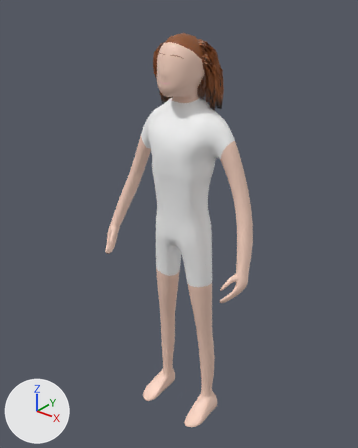
A saved change to the FBX model Assets/Meshes/Players/dani.fbx.
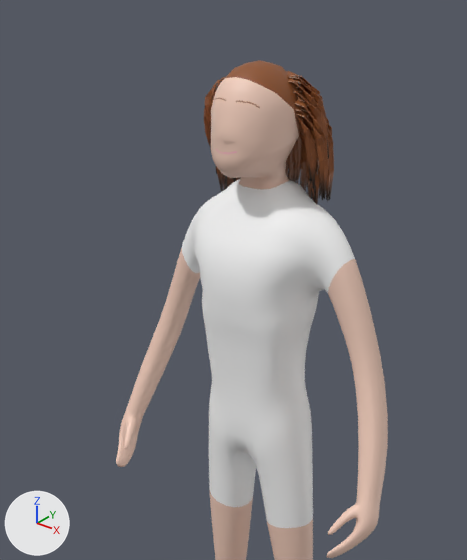
Each version is shown whole from a 50 mm lens placed at (1.337, -1.7, 2.174), pointed at (-0.035, 0.015, 1.111), then close up on the part from 12% to 83% of the width and 0% to 68% of the height. Lighting does not change. The marker at lower left points along +X, +Y and +Z. Where no turn or scale is listed for an object, it has been applied to the vertices. Vertices at the same position are counted once.
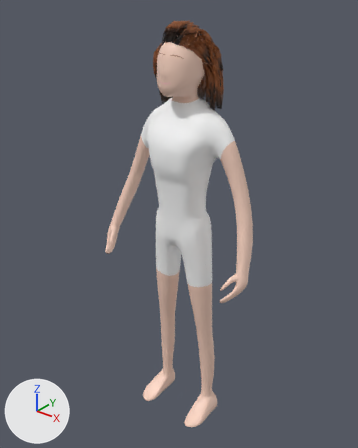
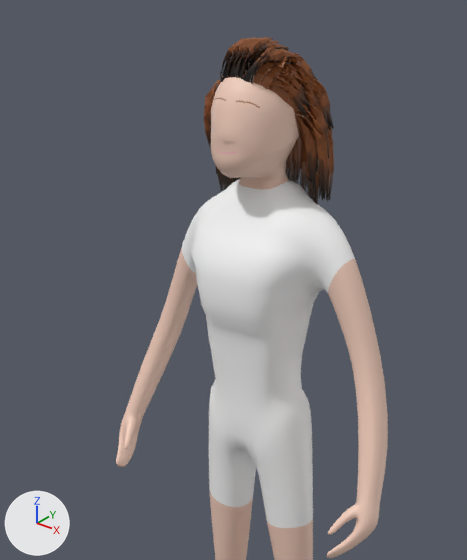
What differs and where, as boxes [x1, y1, x2, y2] in the close-ups (467 x 560 px):
'Cube.001', reshaped: before [116, 60, 388, 560]; after [116, 37, 388, 560]
part 1 of me_cube_002, added: after [220, 39, 250, 81]
part 2 of me_cube_002, added: after [222, 38, 251, 82]
part 3 of me_cube_002, added: after [228, 39, 249, 77]
part 4 of me_cube_002, added: after [232, 37, 267, 78]
part 5 of me_cube_002, added: after [238, 38, 273, 79]
part 6 of me_cube_002, added: after [244, 56, 292, 76]
part 7 of me_cube_002, added: after [253, 63, 271, 84]
part 8 of me_cube_002, added: after [260, 61, 283, 90]
part 9 of me_cube_002, added: after [272, 62, 287, 93]
part 10 of me_cube_002, added: after [281, 74, 295, 102]
part 11 of me_cube_002, added: after [277, 71, 291, 98]
part 12 of me_cube_002, added: after [286, 76, 302, 107]
part 13 of me_cube_002, added: after [254, 46, 276, 71]
part 14 of me_cube_002, added: after [258, 58, 278, 78]
part 15 of me_cube_002, added: after [272, 56, 287, 82]
part 16 of me_cube_002, built on: before [194, 233, 319, 439]; after [190, 40, 334, 439]
part 17 of me_cube_002, surface changed: [204, 109, 334, 199] in both

The change, as a diff of the scene's bpy script:
```diff
--- a/Assets/Meshes/Players/dani.fbx.py
+++ b/Assets/Meshes/Players/dani.fbx.py
@@ me_cube_002 @@
-me_cube_002.from_pydata(...)  # 13979 vertices, 13446 faces; spans x -0.42..0.42, y -0.17..0.18, z -0.9..1.09
+me_cube_002.from_pydata(...)  # 18641 vertices, 17886 faces; spans x -0.42..0.42, y -0.17..0.18, z -0.9..1.14
+# me_cube_002 part 1: the loose piece of 42 vertices spanning x -0.11..-0.05, y -0.04..-0.01, z 0.92..1.06 is copied, and the copy is multiplied about its middle by the matrix ((-0.207, 0.882, -0.272), (0.541, -0.11, -0.769), (-0.748, -0.324, -0.48)), then moved by (0.06, 0.0, 0.11); it spans x -0.06..0.01, y -0.07..0.02, z 1.04..1.14
+# me_cube_002 part 2: the loose piece of 42 vertices spanning x -0.11..-0.05, y -0.04..-0.01, z 0.92..1.06 is copied, and the copy is multiplied about its middle by the matrix ((-0.447, 0.822, 0.143), (0.368, 0.339, -0.803), (-0.748, -0.324, -0.48)), then moved by (0.05, 0.0, 0.11); it spans x -0.05..-0.02, y -0.07..0.04, z 1.04..1.14
+# me_cube_002 part 3: the loose piece of 42 vertices spanning x -0.11..-0.05, y -0.04..-0.01, z 0.92..1.06 is copied, and the copy is multiplied about its middle by the matrix ((-0.447, 0.822, 0.143), (0.368, 0.339, -0.803), (-0.748, -0.324, -0.48)), then moved by (0.07, 0.0, 0.11); it spans x -0.03..0.0, y -0.07..0.04, z 1.04..1.14
+# me_cube_002 part 4: the loose piece of 42 vertices spanning x -0.11..-0.05, y -0.04..-0.01, z 0.92..1.06 is copied, and the copy is multiplied about its middle by the matrix ((-0.447, 0.822, 0.143), (0.368, 0.339, -0.803), (-0.748, -0.324, -0.48)), then moved by (0.08, 0.0, 0.11); it spans x -0.02..0.02, y -0.07..0.03, z 1.05..1.14
+# me_cube_002 part 5: the loose piece of 42 vertices spanning x -0.11..-0.05, y -0.04..-0.01, z 0.92..1.06 is copied, and the copy is multiplied about its middle by the matrix ((-0.447, 0.822, 0.143), (0.368, 0.339, -0.803), (-0.748, -0.324, -0.48)), then moved by (0.1, 0.0, 0.11); it spans x 0.0..0.03, y -0.07..0.03, z 1.05..1.14
+# me_cube_002 part 6: the loose piece of 42 vertices spanning x 0.03..0.07, y 0.05..0.13, z 0.9..1.07 is copied, and the copy is multiplied about its middle by the matrix ((0.798, 0.015, -0.108), (-0.109, 0.138, -0.786), (0.003, 0.793, 0.139)), then moved by (0.0, -0.09, 0.1); it spans x 0.02..0.07, y -0.07..0.06, z 1.05..1.11
+# me_cube_002 part 7: the loose piece of 42 vertices spanning x -0.11..-0.05, y -0.03..0.03, z 0.93..1.07 is copied, and the copy is multiplied about its middle by the matrix ((-0.541, 0.774, 0.284), (-0.354, 0.088, -0.916), (-0.744, -0.605, 0.23)), then moved by (0.12, 0.0, 0.07); it spans x 0.0..0.06, y -0.06..0.07, z 1.05..1.1
+# me_cube_002 part 8: the loose piece of 42 vertices spanning x 0.03..0.07, y 0.05..0.13, z 0.9..1.07 is copied, and the copy is multiplied about its middle by the matrix ((0.694, -0.073, 0.402), (0.408, 0.118, -0.684), (0.003, 0.793, 0.139)), then moved by (-0.01, -0.07, 0.08); it spans x 0.01..0.08, y -0.05..0.08, z 1.04..1.1
+# me_cube_002 part 9: the loose piece of 42 vertices spanning x 0.03..0.07, y 0.05..0.13, z 0.9..1.07 is copied, and the copy is multiplied about its middle by the matrix ((0.507, -0.019, 0.625), (0.624, -0.037, -0.507), (0.041, 0.804, -0.008)), then moved by (-0.01, -0.07, 0.08); it spans x -0.01..0.09, y -0.04..0.07, z 1.03..1.1
+# me_cube_002 part 10: the loose piece of 42 vertices spanning x 0.03..0.07, y 0.05..0.13, z 0.9..1.07 is copied, and the copy is multiplied about its middle by the matrix ((0.507, -0.019, 0.625), (0.624, -0.037, -0.507), (0.041, 0.804, -0.008)), then moved by (0.0, -0.05, 0.06); it spans x 0.0..0.1, y -0.02..0.09, z 1.01..1.08
+# me_cube_002 part 11: the loose piece of 42 vertices spanning x 0.03..0.07, y 0.05..0.13, z 0.9..1.07 is copied, and the copy is multiplied about its middle by the matrix ((0.507, -0.019, 0.625), (0.624, -0.037, -0.507), (0.041, 0.804, -0.008)), then moved by (-0.01, -0.06, 0.07); it spans x 0.0..0.1, y -0.03..0.08, z 1.02..1.09
+# me_cube_002 part 12: the loose piece of 42 vertices spanning x 0.04..0.09, y 0.04..0.11, z 0.9..1.07 is copied, and the copy is multiplied about its middle by the matrix ((0.781, 0.013, 0.674), (0.701, -0.025, -0.472), (0.08, 1.072, 0.104)), then moved by (-0.01, -0.03, 0.05); it spans x 0.01..0.11, y -0.01..0.1, z 1.0..1.07
+# me_cube_002 part 13: the loose piece of 42 vertices spanning x 0.03..0.07, y 0.05..0.13, z 0.9..1.07 is copied, and the copy is multiplied about its middle by the matrix ((1.013, 0.016, 0.394), (0.331, 0.348, -0.626), (0.02, 1.118, 0.326)), then moved by (-0.03, -0.08, 0.1); it spans x 0.0..0.05, y -0.05..0.08, z 1.07..1.12
+# me_cube_002 part 14: the loose piece of 42 vertices spanning x 0.03..0.07, y 0.05..0.13, z 0.9..1.07 is copied, and the copy is multiplied about its middle by the matrix ((1.013, 0.016, 0.394), (0.304, 0.316, -0.646), (-0.025, 1.092, 0.303)), then moved by (-0.02, -0.07, 0.09); it spans x 0.02..0.07, y -0.05..0.09, z 1.06..1.11
+# me_cube_002 part 15: the loose piece of 42 vertices spanning x 0.03..0.07, y 0.05..0.13, z 0.9..1.07 is copied, and the copy is multiplied about its middle by the matrix ((0.567, 0.026, 0.572), (0.571, 0.038, -0.567), (-0.045, 0.805, 0.009)), then moved by (-0.02, -0.06, 0.1); it spans x 0.0..0.08, y -0.04..0.08, z 1.05..1.11
+# me_cube_002 part 16: 18 vertices moved within x -0.11..0.11, y -0.08..0.09, z 0.27..0.49; 239 vertices removed from x -0.15..0.15, y -0.1..0.12, z 0.25..0.66; 3641 vertices added at x -0.14..0.14, y -0.12..0.15, z 0.25..1.14
+# me_cube_002 part 17: 3216 kept faces spanning x -0.14..0.16, y -0.05..0.18, z 0.75..1.01 get new texture (UV) coordinates
 me_cube_002.materials.append(mat_material)
```
